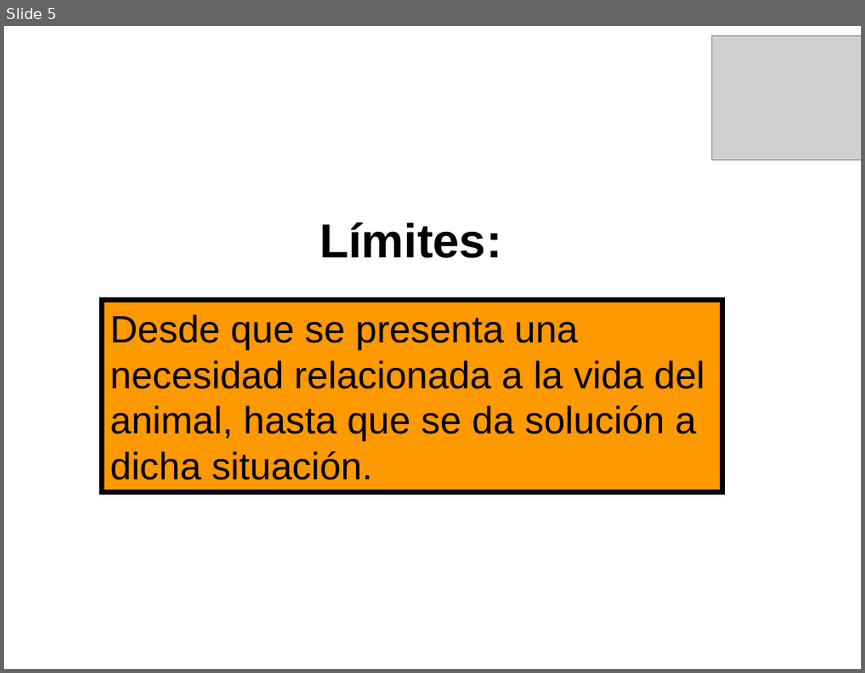
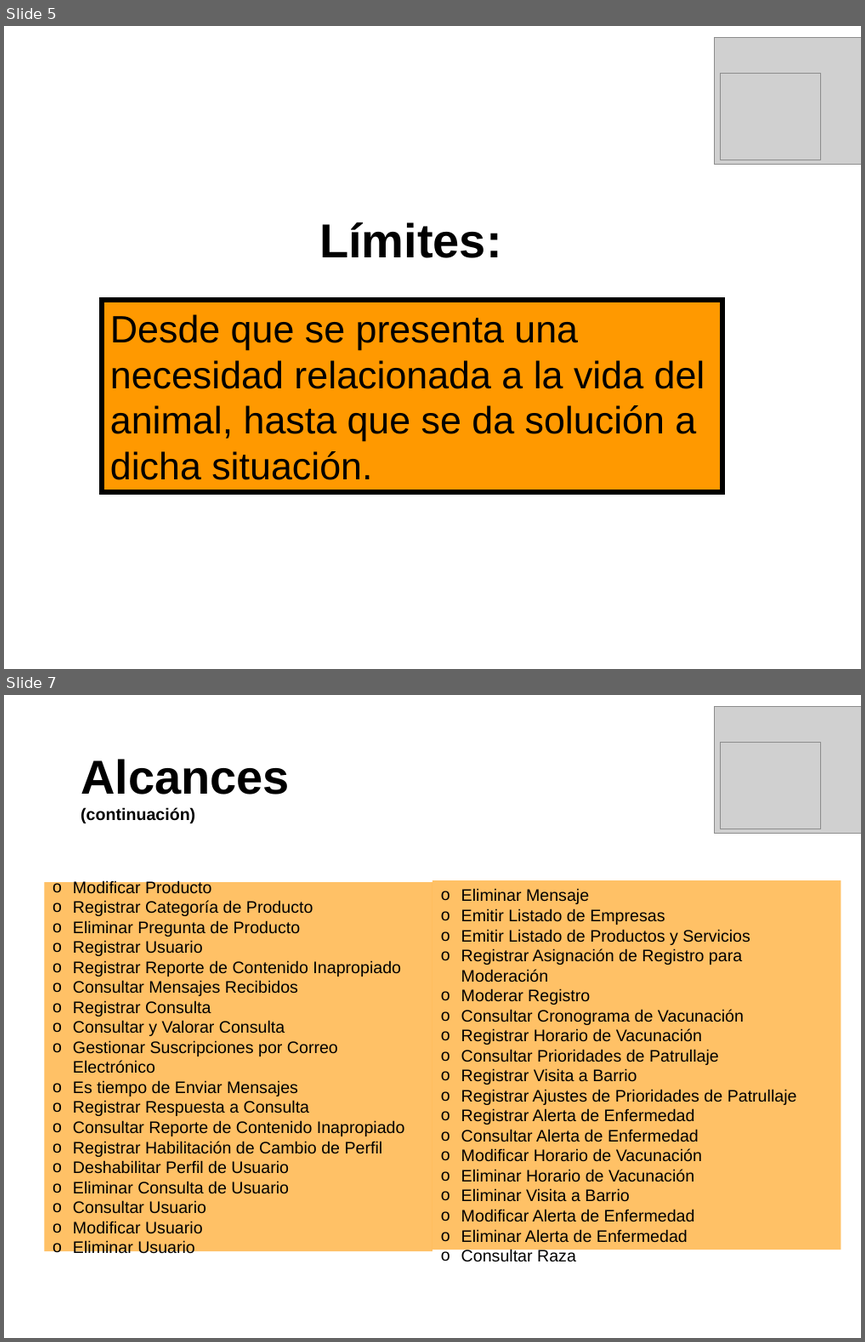
Before and after one commit to mauricioprado00/salud-mascotas, a slide deck: Producto/04-It_I/Presentación Primera Iteración.pps. Shown one above the other, each under a label of ours: slide 5 before the commit, slides 5 and 7 after it; the slides between them are not shown. The pictures are 865x673 and 865x1342 pixels, drawn with LibreOffice and Linux fonts; fonts in the diff are those of the drawing; grey boxes stand for pictures; background and template pictures are left out. Boxes give left, top, right and bottom in pixels: in the first picture for what was removed or moved away, otherwise in the second. Text is boxed around its words. In the diff, an @@ line names an element or a change of style, - is before the commit and + after.

```diff
--- a/Producto/04-It_I/Presentación Primera Iteración.pps
+++ b/Producto/04-It_I/Presentación Primera Iteración.pps
@@ slide 7 added at (4, 695, 861, 1338), background picture (left out) @@
@@ picture added at (715, 706, 861, 833) @@
@@ picture added at (721, 742, 821, 828) @@
@@ text added at (80, 759, 290, 823), 14 pt, text #000000, bold @@
+Alcances
+(continuación)
@@ rectangle added at (44, 882, 432, 1251), fill #FF9900 at 60% opacity, 14 pt, text #000000 @@
+o Modificar Producto
+o Registrar Categoría de Producto
+o Eliminar Pregunta de Producto
+o Registrar Usuario
+o Registrar Reporte de Contenido Inapropiado
+o Consultar Mensajes Recibidos
+o Registrar Consulta
+o Consultar y Valorar Consulta
+o Gestionar Suscripciones por Correo Electrónico
+o Es tiempo de Enviar Mensajes
+o Registrar Respuesta a Consulta
+o Consultar Reporte de Contenido Inapropiado
+o Registrar Habilitación de Cambio de Perfil
+o Deshabilitar Perfil de Usuario
+o Eliminar Consulta de Usuario
+o Consultar Usuario
+o Modificar Usuario
+o Eliminar Usuario
@@ rectangle added at (432, 880, 841, 1249), fill #FF9900 at 60% opacity, 14 pt, text #000000 @@
+o Eliminar Mensaje
+o Emitir Listado de Empresas
+o Emitir Listado de Productos y Servicios
+o Registrar Asignación de Registro para Moderación
+o Moderar Registro
+o Consultar Cronograma de Vacunación
+o Registrar Horario de Vacunación
+o Consultar Prioridades de Patrullaje
+o Registrar Visita a Barrio
+o Registrar Ajustes de Prioridades de Patrullaje
+o Registrar Alerta de Enfermedad
+o Consultar Alerta de Enfermedad
+o Modificar Horario de Vacunación
+o Eliminar Horario de Vacunación
+o Eliminar Visita a Barrio
+o Modificar Alerta de Enfermedad
+o Eliminar Alerta de Enfermedad
+o Consultar Raza
@@ slide 5 changed as well @@
@@ picture: place and size @@
-picture at (712, 36, 861, 159)
+picture at (715, 37, 861, 164)
@@ picture added at (721, 73, 821, 159) @@
```
Also in this commit, not shown: 6 other slides changed, 3 other slides added, 3 slides removed.
